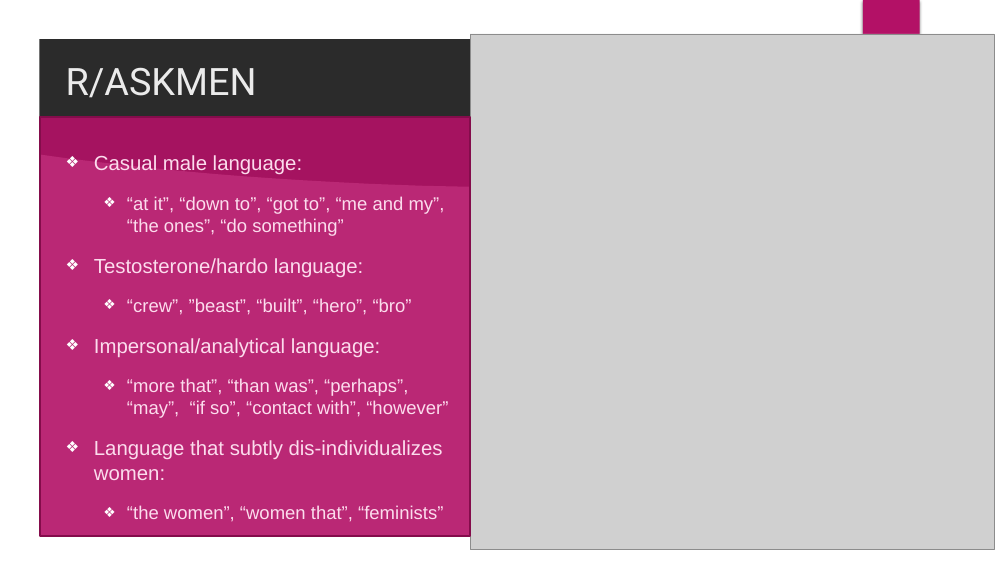
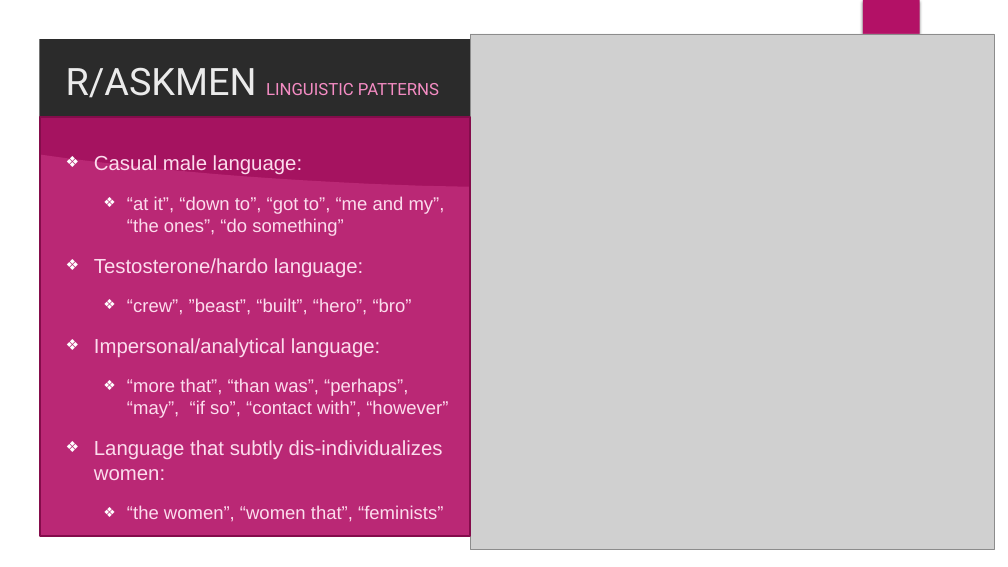
Before and after one commit to eamonious/reddit-comment-gender, a slide deck: slide 10 of project3.pptx (slide 9 before the commit). Drawn at 1008x567 pixels with LibreOffice and Linux fonts; fonts in the diff are those of the drawing; grey boxes stand for pictures; background and template pictures are left out; a plain dark background stands for a picture behind light text. Boxes give left, top, right and bottom in pixels: in the first picture for what was removed or moved away, otherwise in the second. Text is boxed around its words. In the diff, an @@ line names an element or a change of style, - is before the commit and + after.

```diff
--- a/project3.pptx
+++ b/project3.pptx
@@ title at (x1=66, y1=67, x2=439, y2=98): text changed; size 36 to 16 pt; text colour #EBEBEB to #F48CC3 @@
-R/ASKMEN
+R/ASKMEN LINGUISTIC PATTERNS
```
Also in this commit, not shown: 8 other slides changed, 3 slides added, 2 slides removed, 40 other files.
